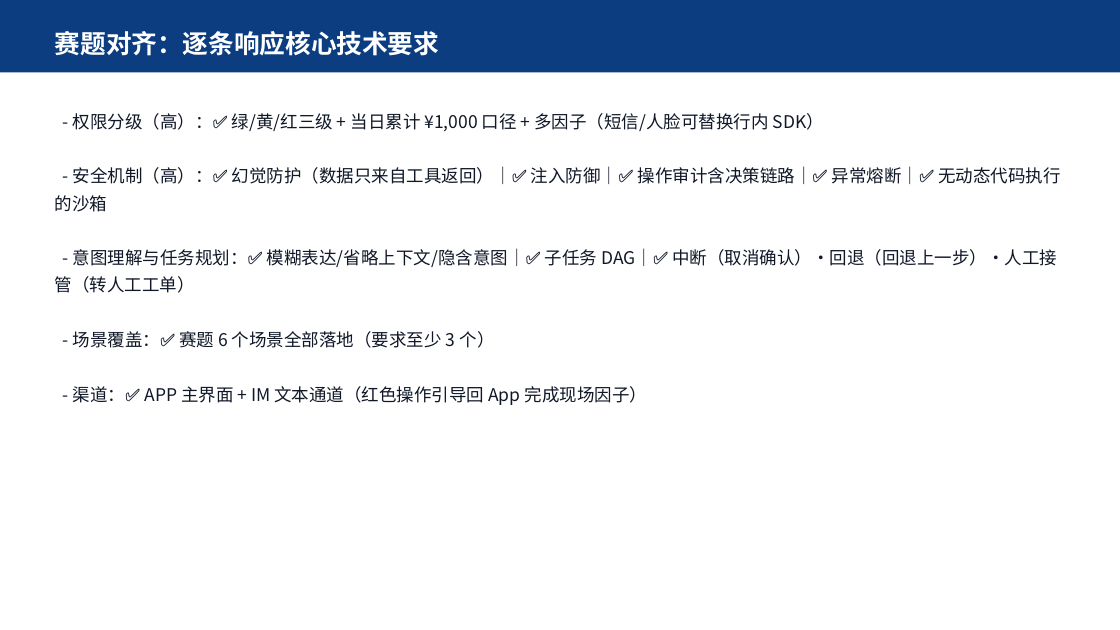
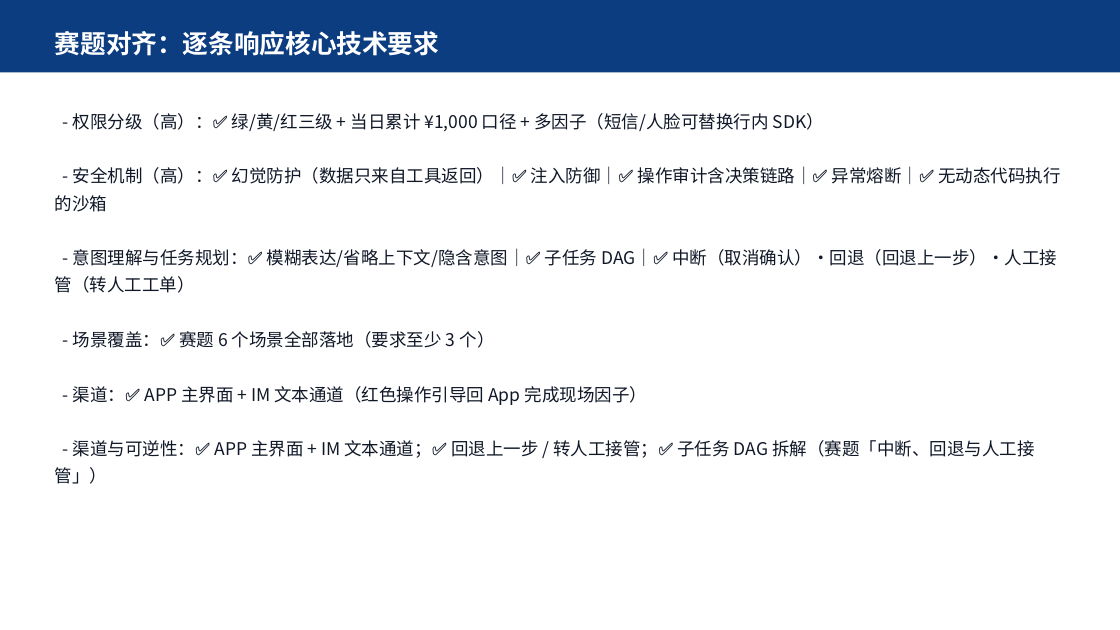
Before and after one commit to hxxhhxxh/yinlu-banking-agent, a slide deck: slide 10 of docs/提交材料/答辩PPT.pptx. Drawn at 1120x630 pixels with LibreOffice and Linux fonts; fonts in the diff are those of the drawing. Boxes give left, top, right and bottom in pixels: in the first picture for what was removed or moved away, otherwise in the second. Text is boxed around its words. In the diff, an @@ line names an element or a change of style, - is before the commit and + after.

```diff
--- a/docs/提交材料/答辩PPT.pptx
+++ b/docs/提交材料/答辩PPT.pptx
@@ text at [55,440,1034,484]: paragraph added @@
+- 渠道与可逆性：✅ APP 主界面 + IM 文本通道；✅ 回退上一步 / 转人工接管；✅ 子任务 DAG 拆解（赛题「中断、回退与人工接管」）
```
Also in this commit, not shown: 2 other slides changed.
